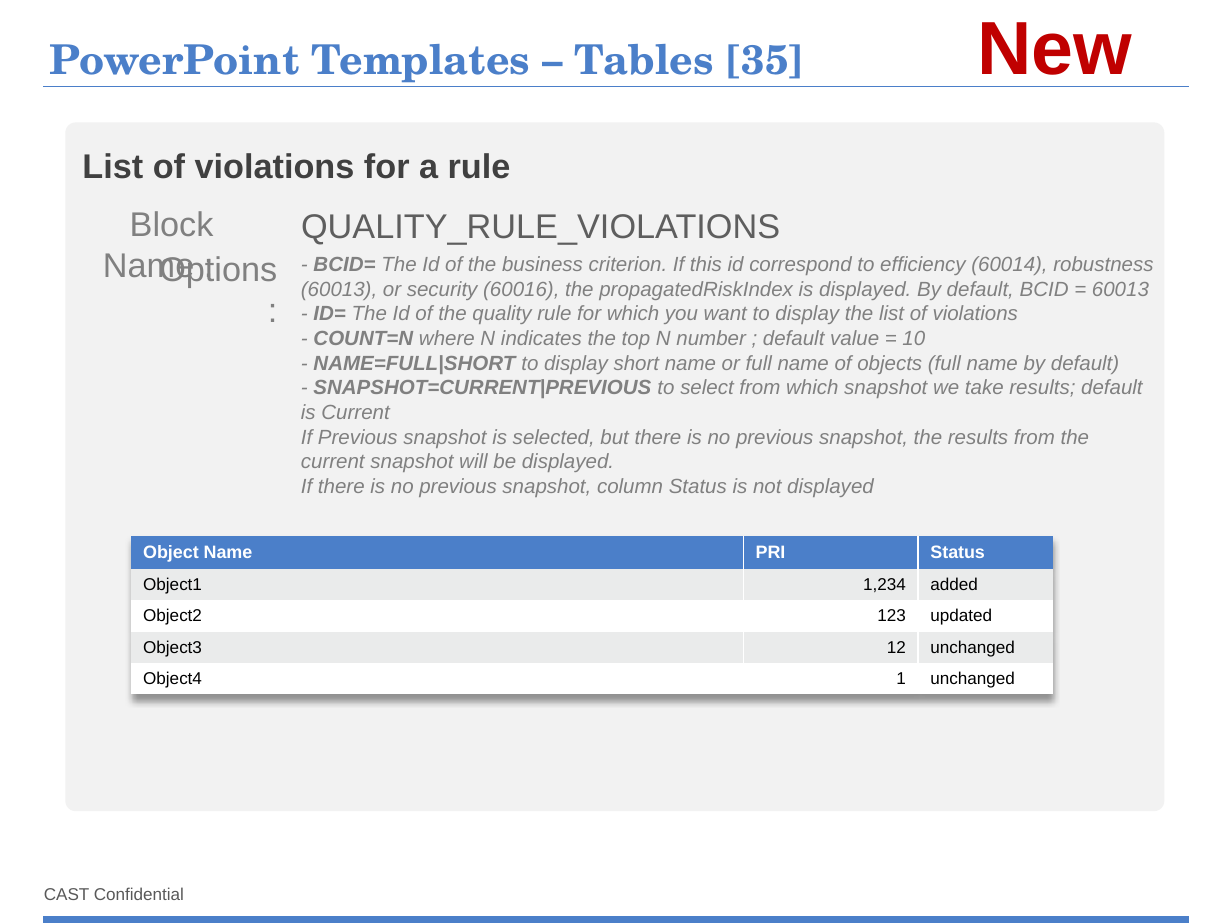
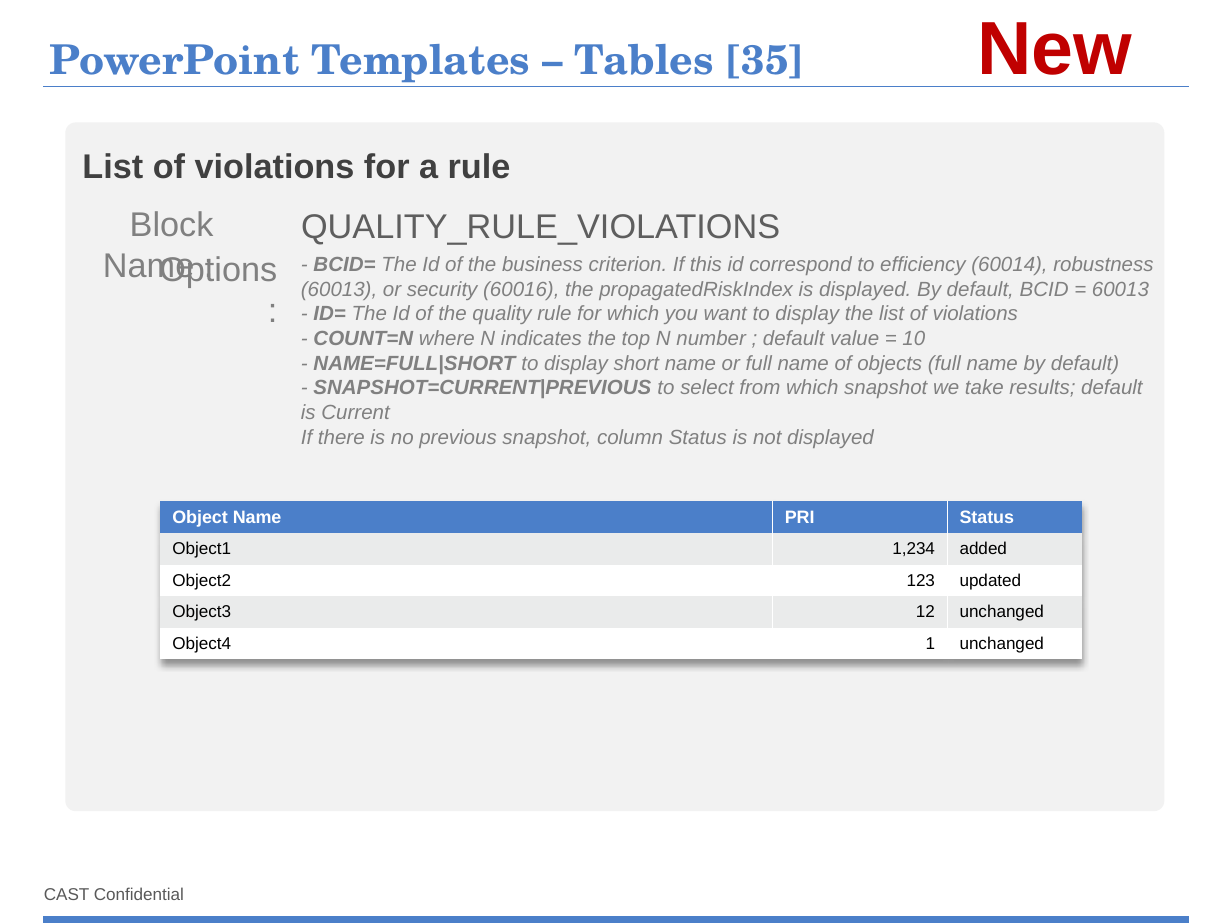
Before and after one commit to CAST-projects/ReportGenerator, a slide deck: slide 66 of CastReporting.Reporting/TemplatesFiles/1- Powerpoint-components-library.pptx. Drawn at 1232x924 pixels with LibreOffice and Linux fonts; fonts in the diff are those of the drawing; background and template pictures are left out. Boxes give left, top, right and bottom in pixels: in the first picture for what was removed or moved away, otherwise in the second. Text is boxed around its words. In the diff, an @@ line names an element or a change of style, - is before the commit and + after.

Commit message:
REPORTGEN-247 : add name of the rule in header and no results when previous and  no snapshot

```diff
--- a/CastReporting.Reporting/TemplatesFiles/1- Powerpoint-components-library.pptx
+++ b/CastReporting.Reporting/TemplatesFiles/1- Powerpoint-components-library.pptx
@@ text at (301,429,1090,472): paragraph removed @@
-If Previous snapshot is selected, but there is no previous snapshot, the results from the current snapshot will be displayed.
@@ table: place and size @@
-table at (131,536,1052,701)
+table at (160,501,1082,667)
```
Also in this commit, not shown: 12 other files.
